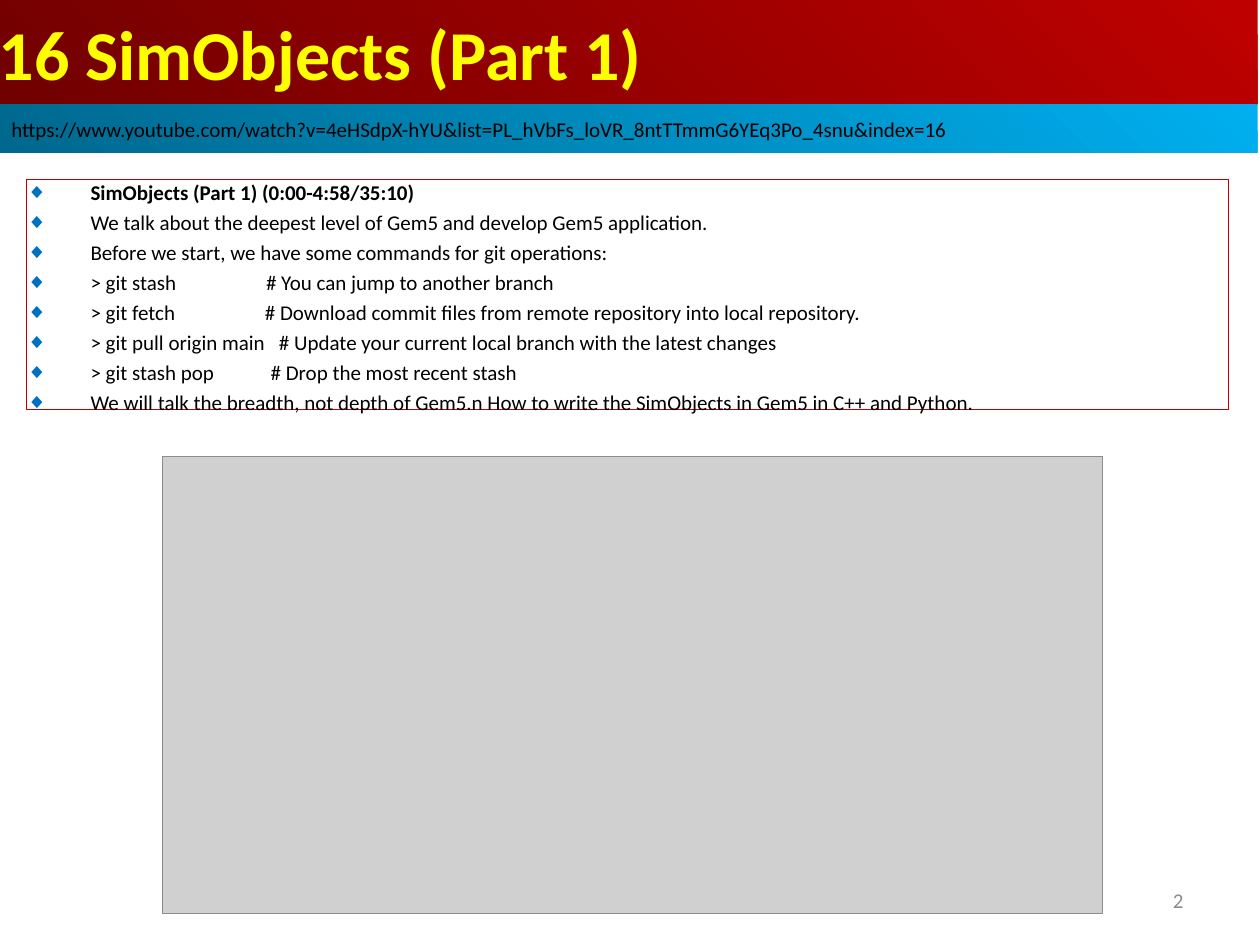
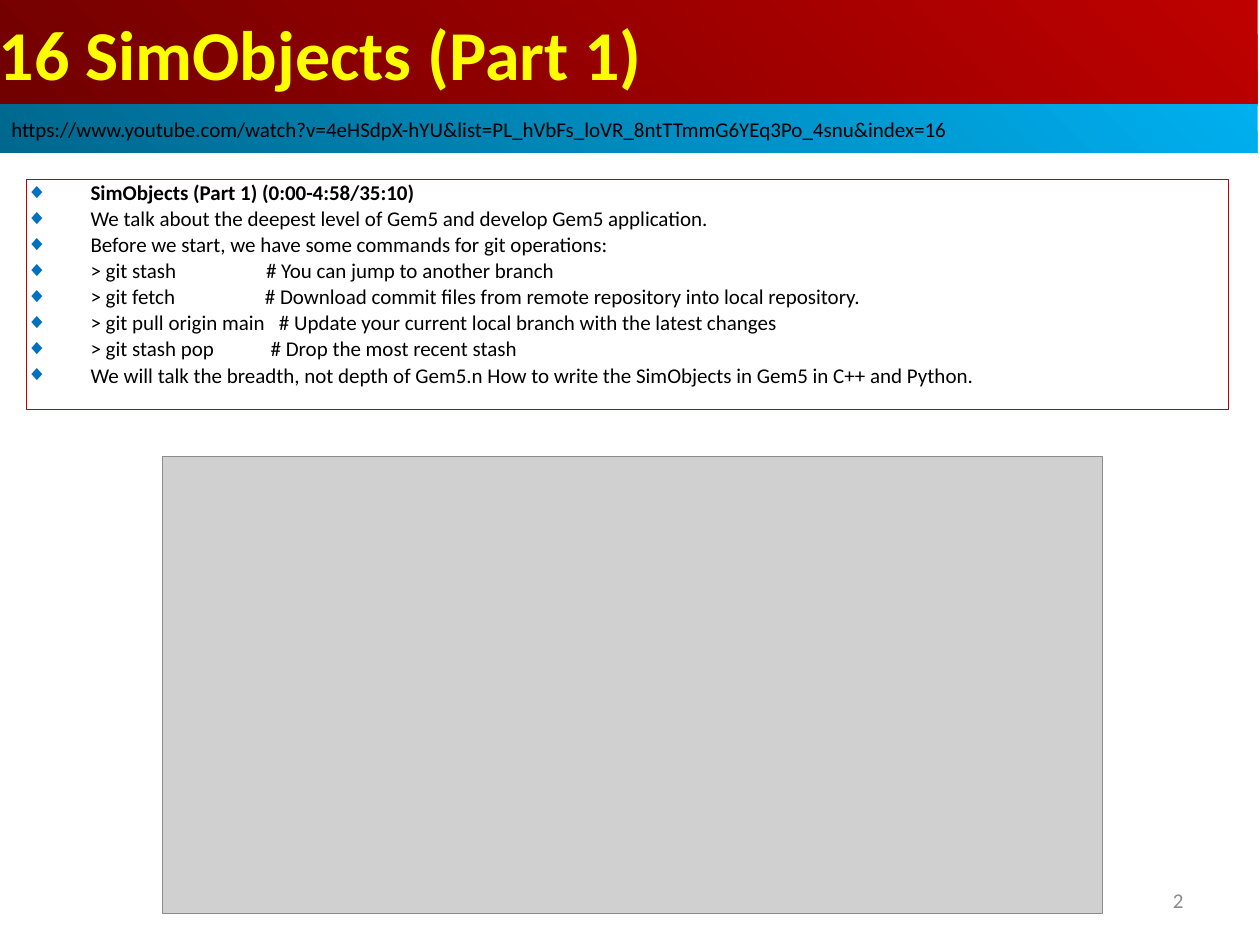
Before and after one commit to peterhchen/AIU_CS850_Gem5_McPAT, a slide deck: slide 2 of 050_Gem5/016.SimObj_01/000_Video/016.SimObj_01.ppt. Drawn at 1260x945 pixels with LibreOffice and Linux fonts; fonts in the diff are those of the drawing; grey boxes stand for pictures. Boxes give left, top, right and bottom in pixels: in the first picture for what was removed or moved away, otherwise in the second. Text is boxed around its words. In the diff, an @@ line names an element or a change of style, - is before the commit and + after.

```diff
--- a/050_Gem5/016.SimObj_01/000_Video/016.SimObj_01.ppt
+++ b/050_Gem5/016.SimObj_01/000_Video/016.SimObj_01.ppt
@@ rectangle "SimObjects (Part 1) (0:00-4:58/35:10)" at [26, 179, 1228, 410]: less space between paragraphs @@
```
Also in this commit, not shown: 3 other slides changed, 2 slides added.
